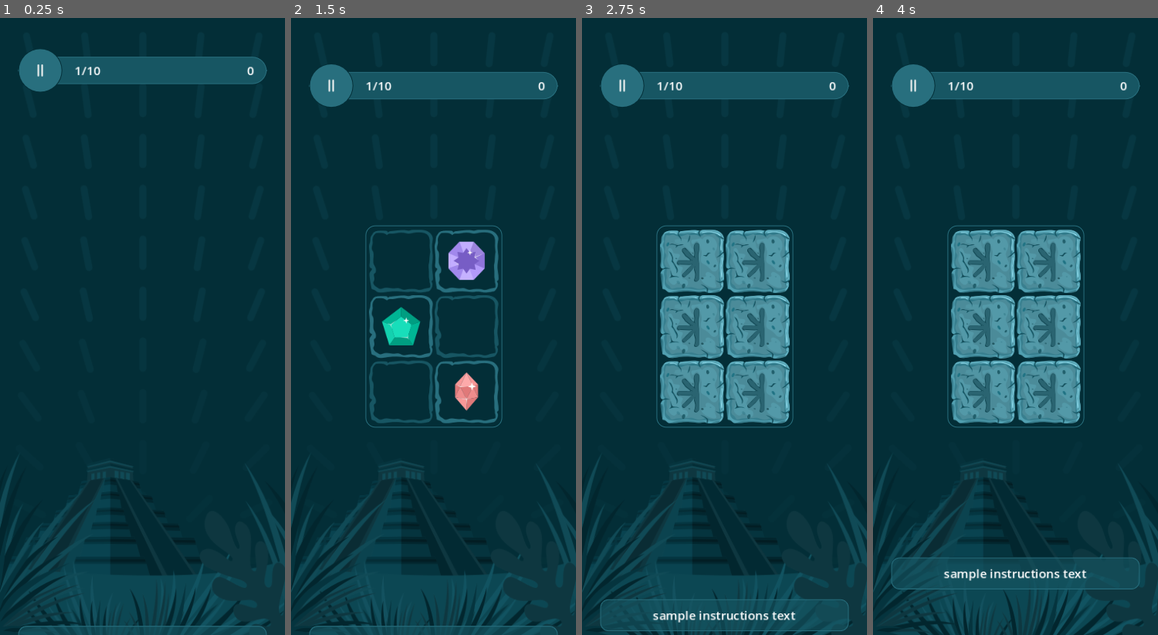
Above: before the commit, frames 1-4 (left to right).
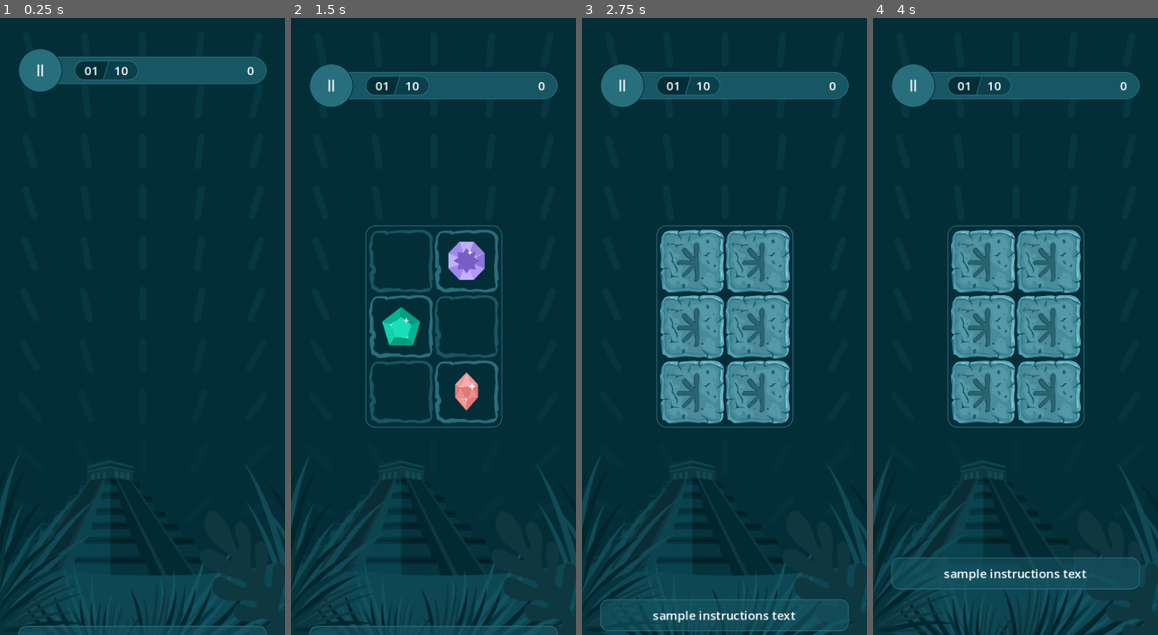
Above: after the commit, the same moments.

Repository: SugarF0x/hidden-gems-gd
Game: Godot game, scene res://hidden_gems_scene.tscn
The game is run twice, just before and just after one commit, with the same random seed, the same clock (stepped at 60 frames per second) and the same inputs.
Inputs (mouse positions are in pixels of both pictures, inside the frame that each line leads up to):
- Up to frame 1 (0.25 s): no input
- Up to frame 2 (1.5 s): click (413, 289) at 0.52 s; click (402, 258) at 1.27 s
- Up to frame 3 (2.75 s): click (693, 258) at 2.02 s
- Up to frame 4 (4 s): tap Enter at 3.5 s

The runs differ from the first frame. In frame 1, 0.3% of the frame differs, in the area x 26-49%, y 6-11%; in frame 2, 0.3%; in frame 3, 0.3%; in frame 4, 0.3%.

Commit message:
add steps counter scene

Diff:
--- a/game_scene.tscn
+++ b/game_scene.tscn
@@ -42,7 +42,7 @@
 pivot_offset = Vector2(163.5, 159)
 size_flags_horizontal = 4
 size_flags_vertical = 4
-correct_gem_indexes = Array[int]([3, 2, 5])
+correct_gem_indexes = Array[int]([5, 4, 0])
 
 [node name="Instructions" parent="MarginContainer/Container" instance=ExtResource("2_fu5pw")]
 unique_name_in_owner = true
--- a/hud.gd
+++ b/hud.gd
@@ -1,8 +1,8 @@
 @tool
 class_name Hud extends PanelContainer
 
-@onready var round_label: Label = %RoundLabel
 @onready var score_label: Label = %ScoreLabel
+@onready var steps_counter: StepsCounter = %StepsCounter
 
 @export var current_round: int = 1:
 	set(value):
@@ -46,12 +46,12 @@
 func on_context_stage_total_changed(to: int, _from: int) -> void: total_rounds = to
 
 func update_round_label() -> void:
-	if not round_label: return
-	var new_value: String = "{current}/{total}".format({ "current": str(current_round), "total": str(total_rounds) })
-	if round_label.text != new_value: round_label.text = new_value
+	if not is_node_ready(): return
+	steps_counter.current = current_round
+	steps_counter.total = total_rounds
 
 func update_score_label() -> void:
-	if not score_label: return
+	if not is_node_ready(): return
 	if score_label.text != str(score): score_label.text = str(score)
 
 signal pause_pressed
--- a/hud.tscn
+++ b/hud.tscn
@@ -1,7 +1,8 @@
-[gd_scene load_steps=6 format=3 uid="uid://c1d48fc3udopa"]
+[gd_scene load_steps=7 format=3 uid="uid://c1d48fc3udopa"]
 
 [ext_resource type="Script" path="res://hud.gd" id="1_o4mxl"]
 [ext_resource type="Texture2D" uid="uid://bikwsvw6868hg" path="res://assets/pause.svg" id="2_lqx1x"]
+[ext_resource type="PackedScene" uid="uid://bakg1fotj8i2j" path="res://steps_counter.tscn" id="3_m4low"]
 
 [sub_resource type="StyleBoxEmpty" id="StyleBoxEmpty_plhih"]
 
@@ -65,10 +66,10 @@
 theme_override_constants/margin_left = 16
 theme_override_constants/margin_right = 16
 
-[node name="RoundLabel" type="Label" parent="HBoxContainer/MarginContainer"]
+[node name="StepsCounter" parent="HBoxContainer/MarginContainer" instance=ExtResource("3_m4low")]
 unique_name_in_owner = true
 layout_mode = 2
-text = "1/10"
+size_flags_vertical = 4
 
 [node name="ScoreLabel" type="Label" parent="HBoxContainer/MarginContainer"]
 unique_name_in_owner = true
--- /dev/null
+++ b/steps_counter.gd
@@ -0,0 +1,27 @@
+@tool
+class_name StepsCounter extends HBoxContainer
+
+#region static
+
+@onready var current_label: Label = %CurrentLabel
+@onready var total_label: Label = %TotalLabel
+
+@export var current: int = 1 : set = set_current
+@export var total: int = 10 : set = set_total
+
+func set_current(value: int = current) -> void:
+	current = value
+	current_label.text = str(value).lpad(str(total).length(), "0")
+
+func set_total(value: int = total) -> void:
+	total = value
+	total_label.text = str(value)
+
+#endregion
+
+func _ready() -> void:
+	update_labels()
+
+func update_labels() -> void:
+	set_current()
+	set_total()
--- /dev/null
+++ b/steps_counter.tscn
@@ -0,0 +1,105 @@
+[gd_scene load_steps=7 format=3 uid="uid://bakg1fotj8i2j"]
+
+[ext_resource type="Script" path="res://steps_counter.gd" id="1_v78cr"]
+
+[sub_resource type="StyleBoxFlat" id="StyleBoxFlat_gxbk5"]
+bg_color = Color(0.0117647, 0.180392, 0.215686, 1)
+border_width_left = 1
+border_width_top = 1
+border_width_bottom = 1
+border_color = Color(0.156863, 0.435294, 0.494118, 1)
+corner_radius_top_left = 12
+corner_radius_bottom_left = 12
+
+[sub_resource type="LabelSettings" id="LabelSettings_x22aa"]
+
+[sub_resource type="StyleBoxFlat" id="StyleBoxFlat_4mr3t"]
+bg_color = Color(0.0117647, 0.180392, 0.215686, 1)
+skew = Vector2(0.3, 0)
+border_width_top = 1
+border_width_right = 1
+border_width_bottom = 1
+border_color = Color(0.156863, 0.435294, 0.494118, 1)
+expand_margin_left = 5.0
+expand_margin_right = 1.0
+
+[sub_resource type="StyleBoxFlat" id="StyleBoxFlat_xxl7d"]
+bg_color = Color(0.0392157, 0.25098, 0.294118, 1)
+skew = Vector2(0.3, 0)
+border_width_left = 1
+border_width_top = 1
+border_width_bottom = 1
+border_color = Color(0.156863, 0.435294, 0.494118, 1)
+expand_margin_left = 1.0
+expand_margin_right = 5.0
+
+[sub_resource type="StyleBoxFlat" id="StyleBoxFlat_l3nao"]
+bg_color = Color(0.0392157, 0.25098, 0.294118, 1)
+border_width_top = 1
+border_width_right = 1
+border_width_bottom = 1
+border_color = Color(0.156863, 0.435294, 0.494118, 1)
+corner_radius_top_right = 12
+corner_radius_bottom_right = 12
+
+[node name="StepsCounter" type="HBoxContainer"]
+custom_minimum_size = Vector2(0, 26)
+offset_right = 116.0
+offset_bottom = 26.0
+theme_override_constants/separation = 0
+script = ExtResource("1_v78cr")
+
+[node name="PanelContainer1" type="PanelContainer" parent="."]
+custom_minimum_size = Vector2(0, 26)
+layout_mode = 2
+size_flags_horizontal = 0
+size_flags_vertical = 0
+theme_override_styles/panel = SubResource("StyleBoxFlat_gxbk5")
+
+[node name="MarginContainer" type="MarginContainer" parent="PanelContainer1"]
+layout_mode = 2
+theme_override_constants/margin_left = 12
+theme_override_constants/margin_right = 6
+
+[node name="CurrentLabel" type="Label" parent="PanelContainer1/MarginContainer"]
+unique_name_in_owner = true
+layout_mode = 2
+size_flags_vertical = 1
+text = "01"
+label_settings = SubResource("LabelSettings_x22aa")
+horizontal_alignment = 1
+vertical_alignment = 1
+
+[node name="PanelContainer2" type="PanelContainer" parent="."]
+custom_minimum_size = Vector2(4, 26)
+layout_mode = 2
+size_flags_horizontal = 0
+size_flags_vertical = 0
+theme_override_styles/panel = SubResource("StyleBoxFlat_4mr3t")
+
+[node name="PanelContainer3" type="PanelContainer" parent="."]
+custom_minimum_size = Vector2(4, 26)
+layout_mode = 2
+size_flags_horizontal = 0
+size_flags_vertical = 0
+theme_override_styles/panel = SubResource("StyleBoxFlat_xxl7d")
+
+[node name="PanelContainer4" type="PanelContainer" parent="."]
+custom_minimum_size = Vector2(0, 26)
+layout_mode = 2
+size_flags_horizontal = 0
+size_flags_vertical = 0
+theme_override_styles/panel = SubResource("StyleBoxFlat_l3nao")
+
+[node name="MarginContainer" type="MarginContainer" parent="PanelContainer4"]
+layout_mode = 2
+theme_override_constants/margin_left = 6
+theme_override_constants/margin_right = 12
+
+[node name="TotalLabel" type="Label" parent="PanelContainer4/MarginContainer"]
+unique_name_in_owner = true
+layout_mode = 2
+size_flags_vertical = 1
+text = "10"
+horizontal_alignment = 1
+vertical_alignment = 1
